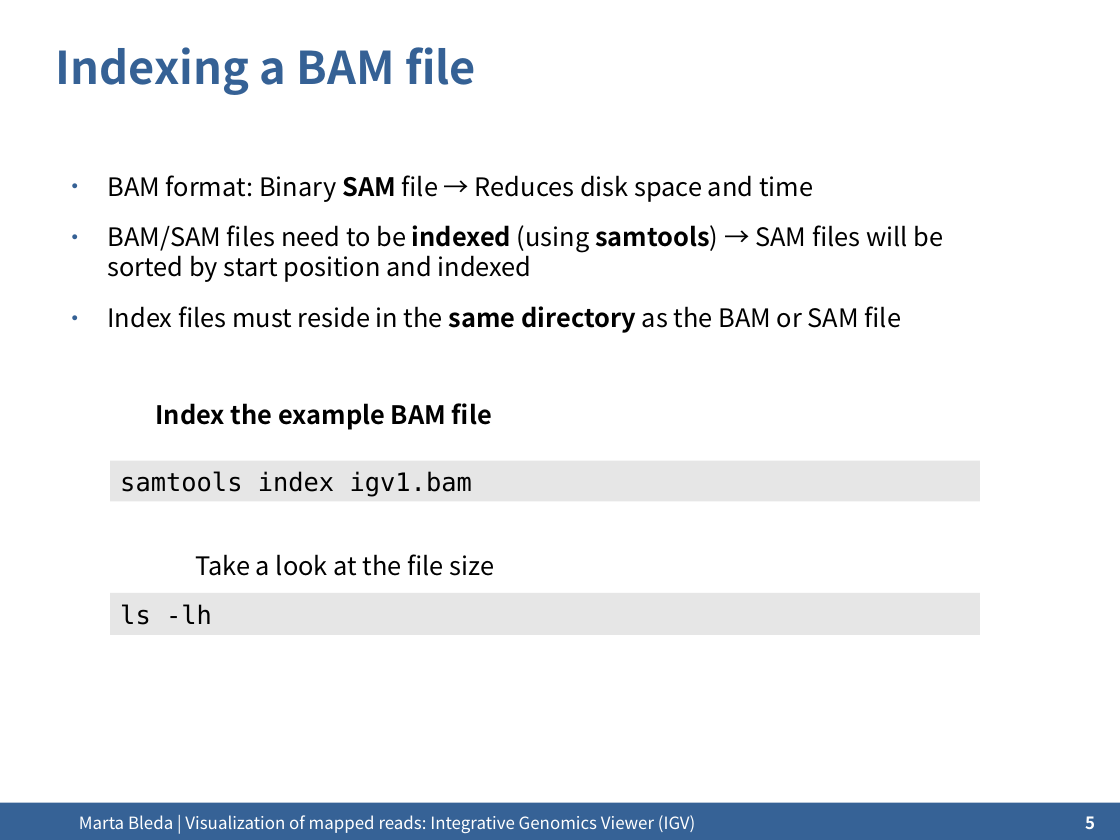
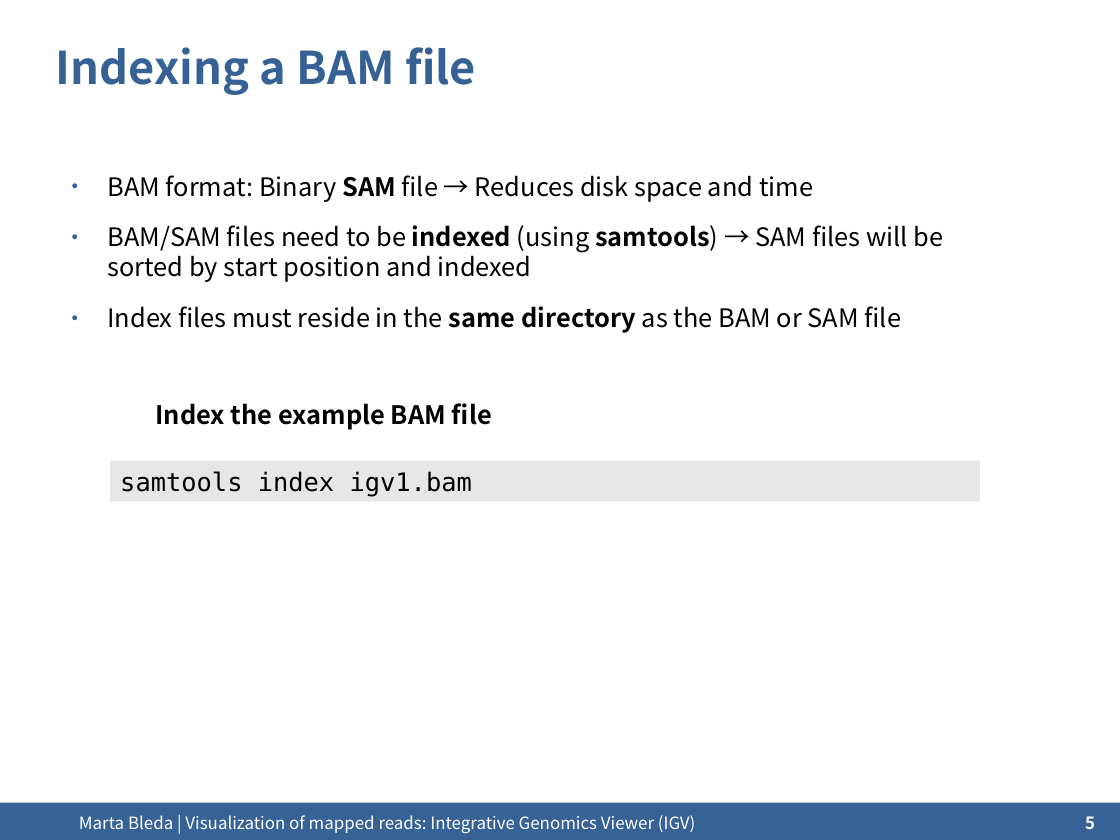
Before and after one commit to ngs-course/ngs-course.github.io, a slide deck: slide 5 of Course_Materials/visualization/presentation/2014-Cambridge_visualisation.odp. Drawn at 1120x840 pixels with LibreOffice and Linux fonts; fonts in the diff are those of the drawing; background and template pictures are left out. Boxes give left, top, right and bottom in pixels: in the first picture for what was removed or moved away, otherwise in the second. Text is boxed around its words. In the diff, an @@ line names an element or a change of style, - is before the commit and + after.

```diff
--- a/Course_Materials/visualization/presentation/2014-Cambridge_visualisation.odp
+++ b/Course_Materials/visualization/presentation/2014-Cambridge_visualisation.odp
@@ text at [195, 554, 495, 576]: paragraph removed @@
-Take a look at the file size
@@ rectangle removed at [111, 594, 981, 635] @@
-ls -lh
```
Also in this commit, not shown: 8 other files.
